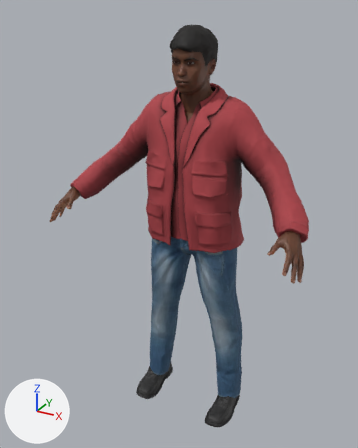
An edit to the glTF model public/life/assets/cast/father_heavy.glb, drawn before and after from the same camera.
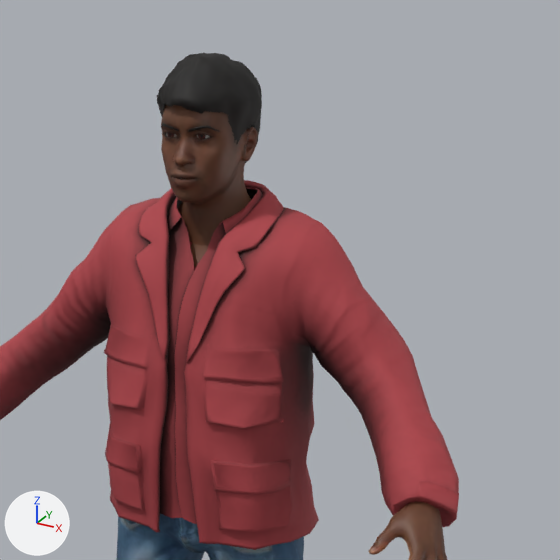
Each version is shown whole from a 50 mm camera at (0.918, -1.841, 1.835) aimed at (-0.039, -0.1, 0.965), then close up on the part from 27% to 99% of the width and 0% to 58% of the height. The axes (+X, +Y, +Z) are drawn at lower left. The lights are the same throughout. The older version's two pictures come first.

Objects in the first close-up: 'Body', 'Clothes', 'Hair', 'Head' and 2 more.
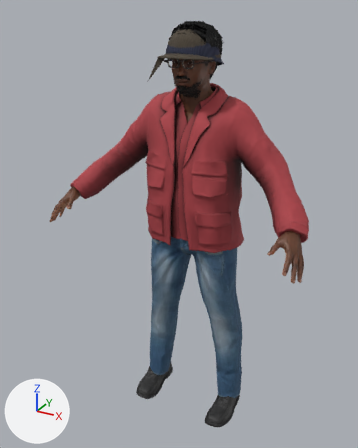
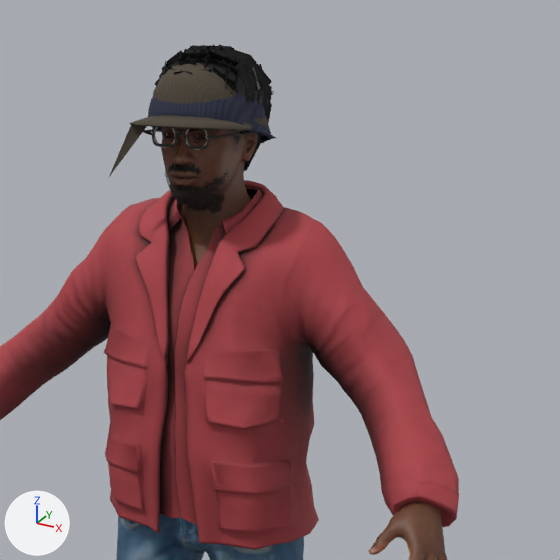
Changed parts and their boxes [x1, y1, x2, y2] in the close-ups (560 x 560 px):
'Acc_cap_flat', added (brown)
    after: [109, 63, 269, 177]
'Hair2', added
    after: [155, 44, 275, 171]
'Acc_beanie', added (blue)
    after: [148, 90, 276, 143]
'Acc_beard', added
    after: [165, 164, 229, 216]
'Acc_glasses_square', added
    after: [143, 127, 252, 149]
'Acc_glasses_round', added
    after: [154, 127, 208, 150]
'Acc_moustache', added
    after: [168, 163, 201, 175]

Patch to the scene script:
```diff
--- a/public/life/assets/cast/father_heavy.glb.py
+++ b/public/life/assets/cast/father_heavy.glb.py
@@ mat_acc_moustache @@
+mat_acc_moustache = bpy.data.materials.new('acc_moustache')
+# uses the picture img_acc_moustache_strands
@@ mat_acc_beard @@
+mat_acc_beard = bpy.data.materials.new('acc_beard')
+# uses the picture img_acc_beard_strands
@@ ob_hair2 @@
+ob_hair2 = bpy.data.objects.new('Hair2', me_father_heavy_hair2)  # 2196 vertices, 2192 faces; spans x -0.098..0.098, y -0.157..0.087, z 1.57..1.785; in mat_father_heavy_hair2 (picture img_afro_diffuse)
+ob_hair2.location = (0.0, 0.0, 0.0)
@@ ob_acc_moustache @@
+ob_acc_moustache = bpy.data.objects.new('Acc_moustache', me_father_heavy_head_001)  # 248 vertices, 348 faces; spans x -0.0346..0.0346, y -0.168..-0.1266, z 1.5764..1.6008
+ob_acc_moustache.location = (0.0, 0.0, 0.0)
@@ ob_acc_glasses_square @@
+ob_acc_glasses_square = bpy.data.objects.new('Acc_glasses_square', me_acc_glasses_square)  # 402 vertices, 792 faces; spans x -0.079..0.079, y -0.163..-0.019, z 1.615..1.662; in mat_acc_glasses_square (dark grey #383535)
+ob_acc_glasses_square.location = (0.0, 0.0, 0.0)
@@ ob_acc_glasses_round @@
+ob_acc_glasses_round = bpy.data.objects.new('Acc_glasses_round', me_acc_glasses_round)  # 402 vertices, 792 faces; spans x -0.078..0.078, y -0.162..-0.02, z 1.616..1.663; in mat_acc_glasses_round (light grey #c4bcad)
+ob_acc_glasses_round.location = (0.0, 0.0, 0.0)
@@ ob_acc_cap_flat @@
+ob_acc_cap_flat = bpy.data.objects.new('Acc_cap_flat', me_acc_cap_flat)  # 1162 vertices, 2320 faces; spans x -0.141..0.107, y -0.218..0.065, z 1.566..1.771; in mat_acc_cap (picture img_acc_cap_tweed)
+ob_acc_cap_flat.location = (0.0, 0.0, 0.0)
@@ ob_acc_beard @@
+ob_acc_beard = bpy.data.objects.new('Acc_beard', me_father_heavy_head_002)  # 639 vertices, 996 faces; spans x -0.0699..0.0699, y -0.1686..-0.062, z 1.4983..1.6011
+ob_acc_beard.location = (0.0, 0.0, 0.0)
@@ ob_acc_beanie @@
+ob_acc_beanie = bpy.data.objects.new('Acc_beanie', me_acc_beanie)  # 1108 vertices, 2212 faces; spans x -0.113..0.128, y -0.172..0.064, z 1.61..1.778; in mat_acc_beanie (picture img_acc_beanie_knit)
+ob_acc_beanie.location = (0.0, 0.0, 0.0)
```
